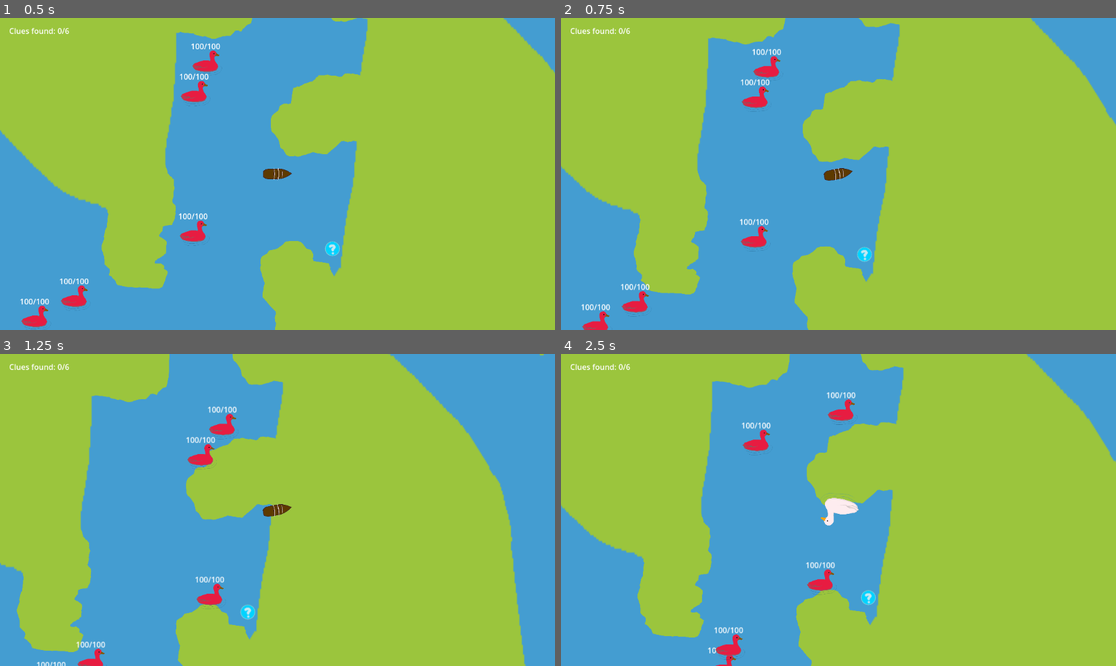
Above: before the commit, frames 1-4 (two rows, left to right).
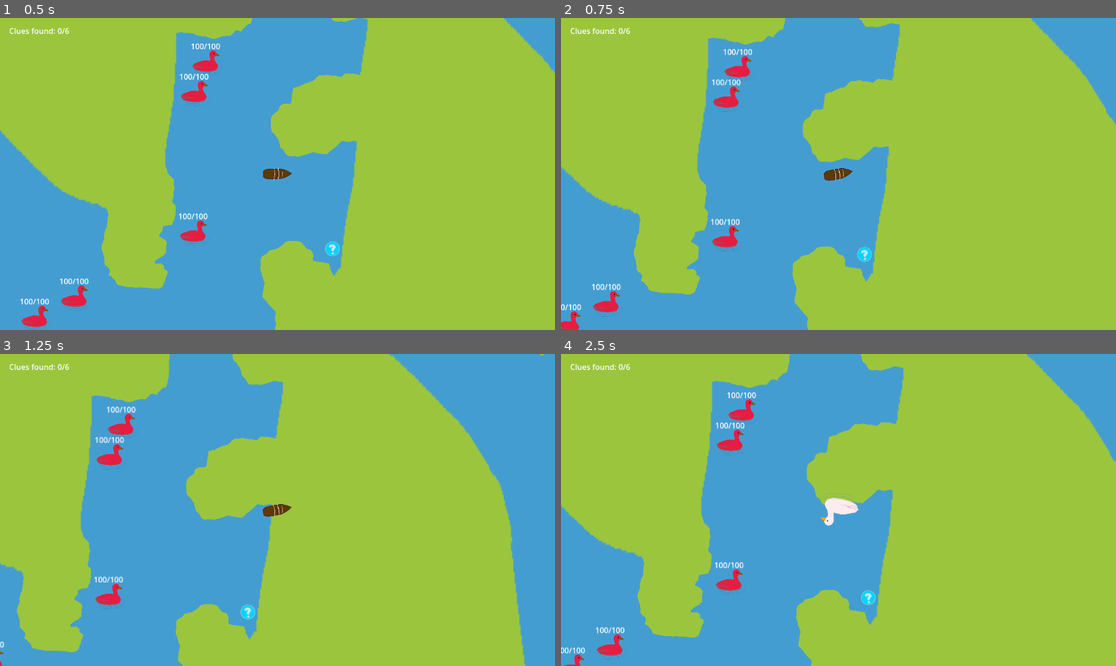
Above: after the commit, the same moments.

Repository: screenpotato/WAVES-next-hit
Game: Godot game, scene res://src/main.tscn
Same seed, same stepped clock (60 frames per second), same inputs: the game is played once before the commit and once after it.
Inputs:
- Up to frame 1 (0.5 s): no input
- Up to frame 2 (0.75 s): tap Enter (ui_accept) at 0.5, 0.6 s; hold Right (ui_right) from 0.53 s (still down)
- Up to frame 3 (1.25 s): keep holding Right (ui_right); tap Enter (ui_accept) at 0.77, 1.07 s
- Up to frame 4 (2.5 s): tap E (explore) at 1.35 s; tap Enter (ui_accept) at 1.52, 1.55, 1.82, 2.1 s; release Right (ui_right) at 2.03 s; hold Left (ui_left) from 2.03 s (still down)

Frame 1 is identical in both runs. In frame 2, 2.3% of the frame differs, in the area x 0-40%, y 9-100%; in frame 3, 1.8%; in frame 4, 2.1%.

Commit message:
fix bug where enemies were moving along with player (i need a break)

Diff:
--- a/src/enemy.gd
+++ b/src/enemy.gd
@@ -8,23 +8,26 @@
 # TODO: code enemy behavior, enemies don't actually do anything yet
 
 func _physics_process(delta: float) -> void:
-	# Add the gravity.
-	if not is_on_floor():
-		velocity += get_gravity() * delta
-
-	# Handle jump.
-	if Input.is_action_just_pressed("ui_accept") and is_on_floor():
-		velocity.y = JUMP_VELOCITY
-
-	# Get the input direction and handle the movement/deceleration.
-	# As good practice, you should replace UI actions with custom gameplay actions.
-	var direction := Input.get_axis("ui_left", "ui_right")
-	if direction:
-		velocity.x = direction * SPEED
-	else:
-		velocity.x = move_toward(velocity.x, 0, SPEED)
-
-	move_and_slide()
+	pass
+	# TODO: add some sort of movement to enemies
+	# should they move along a set path or move randomly?
+	## Add the gravity.
+	#if not is_on_floor():
+		#velocity += get_gravity() * delta
+#
+	## Handle jump.
+	#if Input.is_action_just_pressed("ui_accept") and is_on_floor():
+		#velocity.y = JUMP_VELOCITY
+#
+	## Get the input direction and handle the movement/deceleration.
+	## As good practice, you should replace UI actions with custom gameplay actions.
+	#var direction := Input.get_axis("ui_left", "ui_right")
+	#if direction:
+		#velocity.x = direction * SPEED
+	#else:
+		#velocity.x = move_toward(velocity.x, 0, SPEED)
+#
+	#move_and_slide()
 
 
 func attack() -> void:
